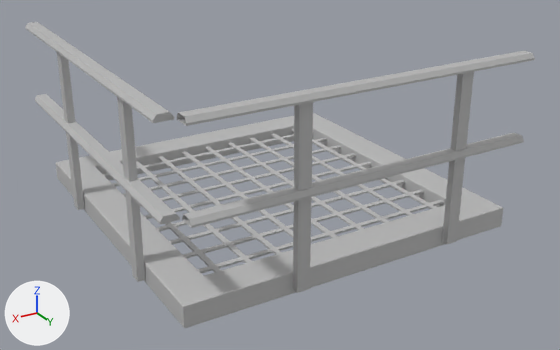
What one commit did to the FBX model Nerethos_3D/Assets/_Project/03_Art/01_Meshes/grid_walkway_corner.fbx.
One viewpoint serves both versions: a 50 mm camera at (2.62, -50.66, 4.24) aimed at (-1.71, -57.88, 0.63). The axes (+X, +Y, +Z) are drawn at lower left. The lights are the same throughout. The first picture is the older version. Objects named as collision shapes, trigger or cutter boxes, shadow casters or lower levels of detail are left out. Where no turn or scale is listed for an object, it has been applied to the vertices.

The older version as bpy lines, for what is in view:
```python
me_mesh = bpy.data.meshes.new('Mesh')
me_mesh.from_pydata(...)  # 1096 vertices, 1812 faces; spans x -0.03..4.14, y -4.07..0.14, z -0.24..1.83
me_mesh.materials.append(mat_lambert1)  # grey #bcbcbc
ob_gridwalkway_corner_lod0 = bpy.data.objects.new('gridwalkway_corner_LOD0', me_mesh)
ob_gridwalkway_corner_lod0.location = (-3.697, -56.234, 0.384)
```
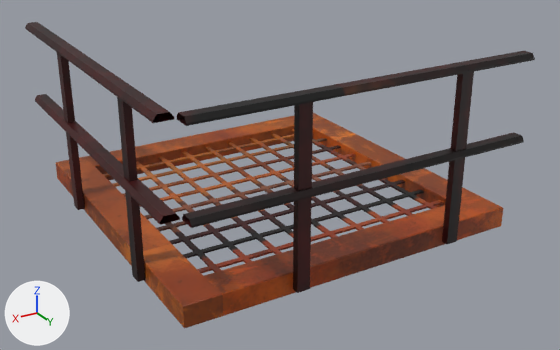
Where the newer file only moved an object's origin or applied its transform, the numbers keep the older frame.

Pixel boxes [x1, y1, x2, y2] of what changed, in the pictures (560 x 350 px):
part 1 of me_mesh, cut back
    both: [29, 22, 531, 293]
part 2 of me_mesh, recoloured (grey to brown)
    both: [25, 23, 535, 328]

What the commit changed:
Picture 'CopperUpdated.png' (img_copperupdated_png) is new.
Material 'MAT_Copper' (mat_mat_copper) is new.
Its texture is img_copperupdated_png (with its transparency).
me_mesh is used by ob_gridwalkway_corner_lod0; location (-3.697, -56.234, 0.384).
me_mesh had 1096 vertices, 1812 faces and spanned x -0.03..4.14, y -4.07..0.14, z -0.24..1.83.
me_mesh now has 1072 vertices, 1784 faces and spans x -0.03..4.14, y -4.07..0.14, z -0.24..1.83.
Part 1, on me_mesh:
24 vertices are removed from x -0.03..4.09, y -2.97..0.09, z -0.18..1.83.
52 faces are deleted.
24 new faces join them.
me_mesh part 2: 1760 faces spanning x -0.03..4.14, y -4.07..0.14, z -0.24..1.83 switch from mat_lambert1 (grey #bcbcbc) to mat_mat_copper (picture img_copperupdated_png).
